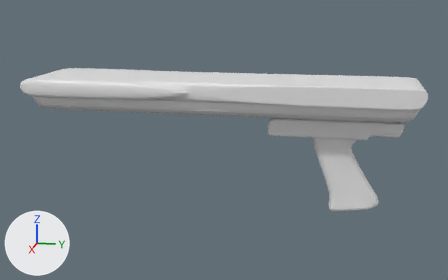
Before and after pictures for a commit that changed the Blender file MachineGunModeling/machineGun.blend.
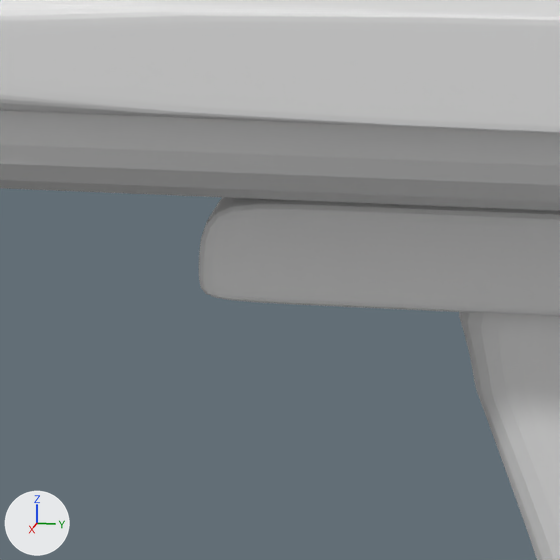
Each version appears first whole from a camera (50 mm lens) standing at (9.31, 1.96, 2.52) and looking at (-0.02, 0.09, 0.19), and next in a close-up on the part from 52% to 73% of the width and 30% to 64% of the height. Lighting does not change. The marker at lower left points along +X, +Y and +Z.

Names of what the first close-up shows: 'Cube', 'handGrip', 'machineGun'.
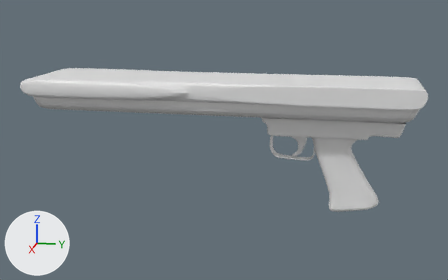
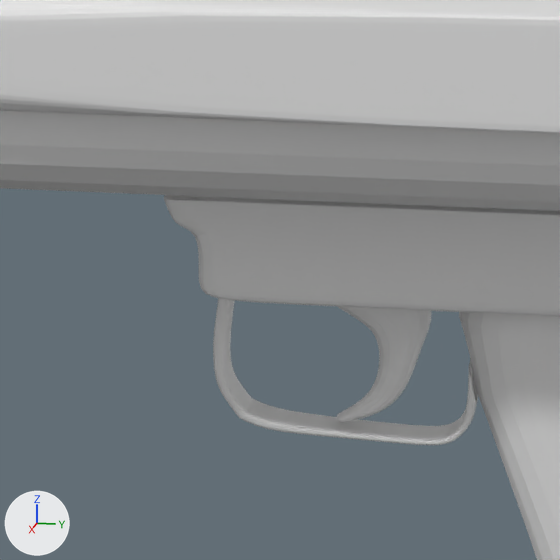
Commit message: complete trigger and the ring around it

Changed parts and their boxes (x1, y1, x2, y2) in the close-ups (560 x 560 px; the box of a moved part takes in the faces that stretch with it):
'Cube', reshaped: before (199, 197, 560, 316); after (164, 195, 560, 316)
'Ring', added: after (213, 298, 478, 445)
'trigger', added: after (337, 306, 431, 422)
part 1 of me_cube, moved or reshaped: before (199, 197, 560, 253); after (164, 195, 560, 253)

The edits, one by one:
me_cube is used by ob_cube; location (0.016, 1.625, 0.474); scale (0.196, 0.771, 0.135).
me_cube had 68 vertices, 66 faces and spanned x -1.0..1.0, y -1.07..1.54, z -1.0..1.0.
me_cube now has 82 vertices, 71 faces and spans x -1.0..1.0, y -1.19..1.54, z -1.0..1.0.
Part 1, on me_cube:
12 vertices are removed from x -0.81..0.81, y -1.07..1.43, z 1.0.
36 faces are deleted.
20 vertices are added at x -1.0..1.0, y -1.19..1.51, z 0.36..0.98.
6 new vertices lie (0.0, 0.0, 0.96) away from vertices in x -1.0..1.0, y -1.07..-0.75, z -0.57.
41 new faces join them.
Mesh me_cube_002 is new.
It has 120 vertices, 112 faces and spans x -1.0..1.0, y -2.1..39.9, z -23.1..1.0.
Mesh me_cube_003 is new.
It has 32 vertices, 29 faces and spans x -1.0..1.0, y -1.57..1.0, z -10.08..1.0.
Object 'Ring' (ob_ring) is new; it shows me_cube_002.
Its location is (0.0, 0.858, 0.328).
Its scale is (0.0774, 0.0165, 0.0165).
It gains a SUBSURF modifier named 'Subsurf'.
Modifier setting: levels = 2.
Object 'trigger' (ob_trigger) is new; it shows me_cube_003.
Its location is (0.0, 1.27, 0.302).
Its scale is (0.044, 0.132, 0.0319).
It gains a SUBSURF modifier named 'Subsurf'.
Modifier setting: levels = 2.
